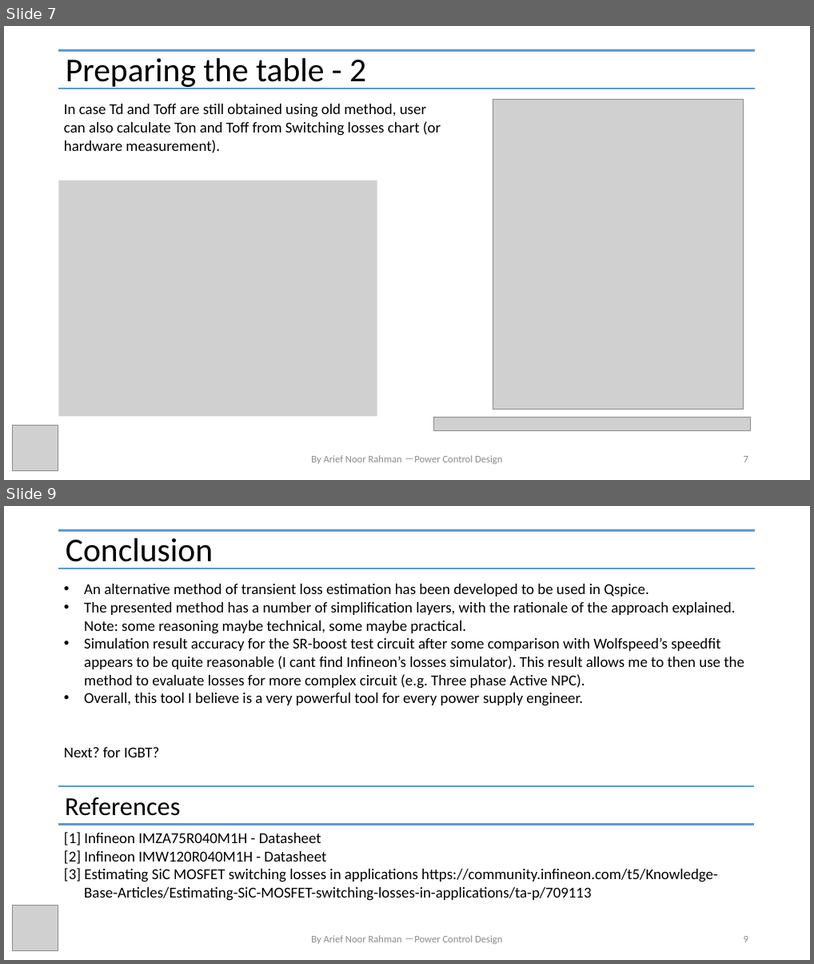
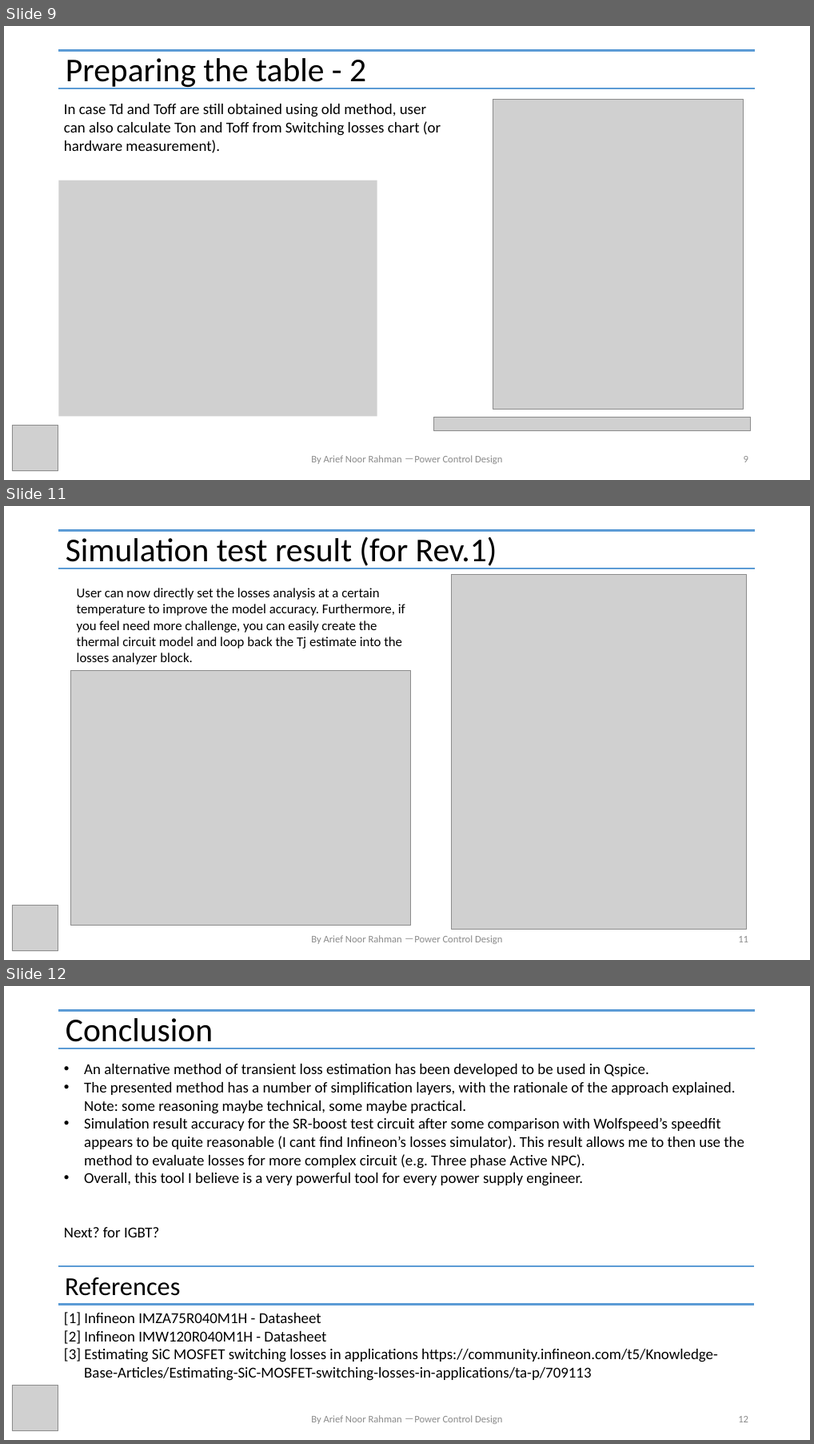
Before and after one commit to physicboy/QSPICE, a slide deck: Ideal PWL Transient Losses Analysis/PWL Losses Analysis.pptx. Shown one above the other, each under a label of ours: slides 7 and 9 before the commit, slides 9, 11 and 12 after it; the slides between them are not shown. The pictures are 814x964 and 814x1444 pixels, drawn with LibreOffice and Linux fonts; fonts in the diff are those of the drawing; grey boxes stand for pictures. Boxes give left, top, right and bottom in pixels: in the first picture for what was removed or moved away, otherwise in the second. Text is boxed around its words. In the diff, an @@ line names an element or a change of style, - is before the commit and + after.

```diff
--- a/Ideal PWL Transient Losses Analysis/PWL Losses Analysis.pptx
+++ b/Ideal PWL Transient Losses Analysis/PWL Losses Analysis.pptx
@@ slide 11 added at [4, 506, 810, 960], background #FFFFFF @@
@@ line added from (58, 530) to (755, 530), #5B9BD5 2.25 pt @@
@@ title added at [66, 536, 498, 569], 39.6 pt, text #000000 @@
+Simulation test result (for Rev.1)
@@ line added from (58, 568) to (755, 568), #5B9BD5 2.25 pt @@
@@ picture added at [452, 574, 747, 929] @@
@@ text added at [77, 588, 406, 664], 16 pt, text #000000 @@
+User can now directly set the losses analysis at a certain temperature to improve the model accuracy. Furthermore, if you feel need more challenge, you can easily create the thermal circuit model and loop back the Tj estimate into the losses analyzer block.
@@ picture added at [70, 670, 411, 925] @@
@@ picture added at [12, 904, 58, 951] @@
@@ text added at [311, 935, 502, 944], 12 pt, text #8C8C8C @@
+By Arief Noor Rahman －Power Control Design
@@ page number added at [738, 936, 749, 942], 12 pt, text #8C8C8C @@
+11
@@ what was slide 7 is now slide 9 @@
@@ page number at [744, 456, 749, 462]: text changed @@
-7
+9
@@ what was slide 9 is now slide 12 @@
@@ page number at [738, 1416, 749, 1422]: text changed @@
-9
+12
```
Also in this commit, not shown: 4 slides changed, 2 other slides added, 8 other files.
